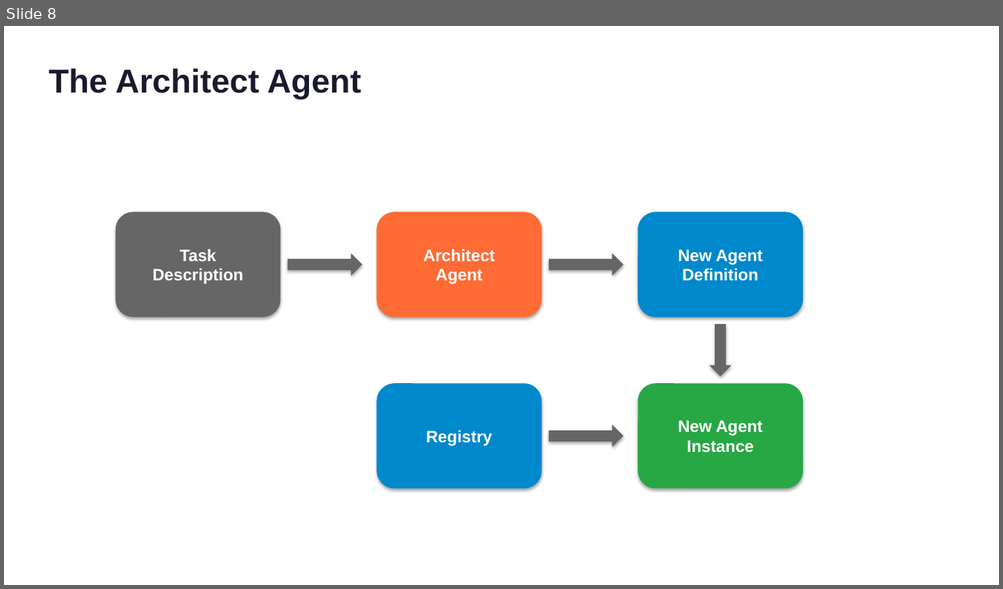
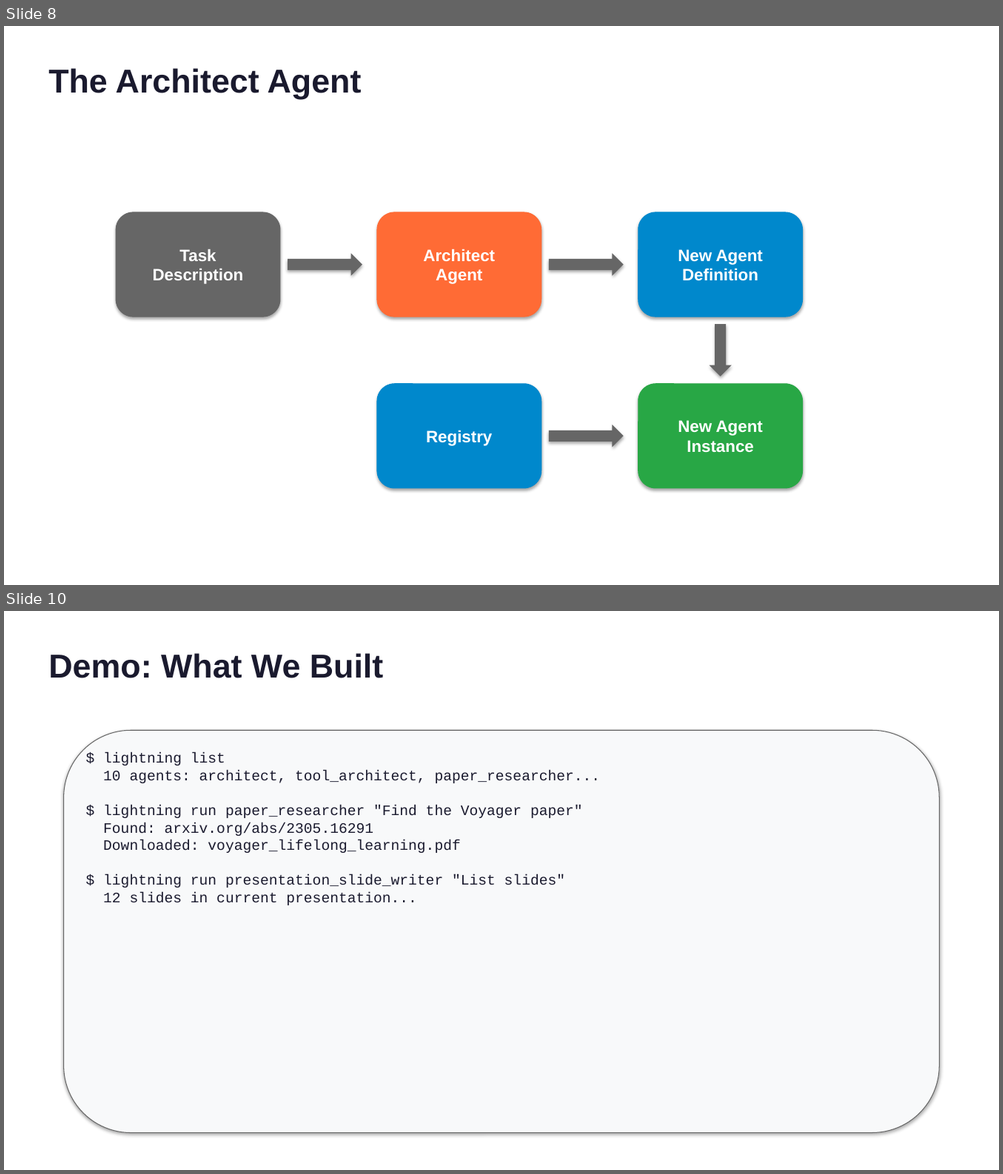
Before and after one commit to RPirruccio/lightning-agents, a slide deck: presentation/output/lightning-agents.pptx. Shown one above the other, each under a label of ours: slide 8 before the commit, slides 8 and 10 after it; the slides between them are not shown. The pictures are 1003x589 and 1003x1174 pixels, drawn with LibreOffice and Linux fonts; fonts in the diff are those of the drawing. Boxes give left, top, right and bottom in pixels: in the first picture for what was removed or moved away, otherwise in the second. Text is boxed around its words. In the diff, an @@ line names an element or a change of style, - is before the commit and + after.

```diff
--- a/presentation/output/lightning-agents.pptx
+++ b/presentation/output/lightning-agents.pptx
@@ slide 10 added at box(4, 611, 999, 1170), background #FFFFFF @@
@@ text added at box(48, 653, 383, 678), 32 pt, text #1A1A2E, bold @@
+Demo: What We Built
@@ rounded rectangle added at box(64, 730, 939, 1133), fill #F8F9FA, outline #666666 0.75 pt @@
@@ text added at box(103, 753, 600, 906), 14 pt, text #1A1A2E @@
+$ lightning list
+10 agents: architect, tool_architect, paper_researcher...
+$ lightning run paper_researcher "Find the Voyager paper"
+Found: arxiv.org/abs/2305.16291
+Downloaded: voyager_lifelong_learning.pdf
+$ lightning run presentation_slide_writer "List slides"
+12 slides in current presentation...
```
Also in this commit, not shown: 2 slides changed, 3 other slides added, 4 slides removed, 18 other files.
